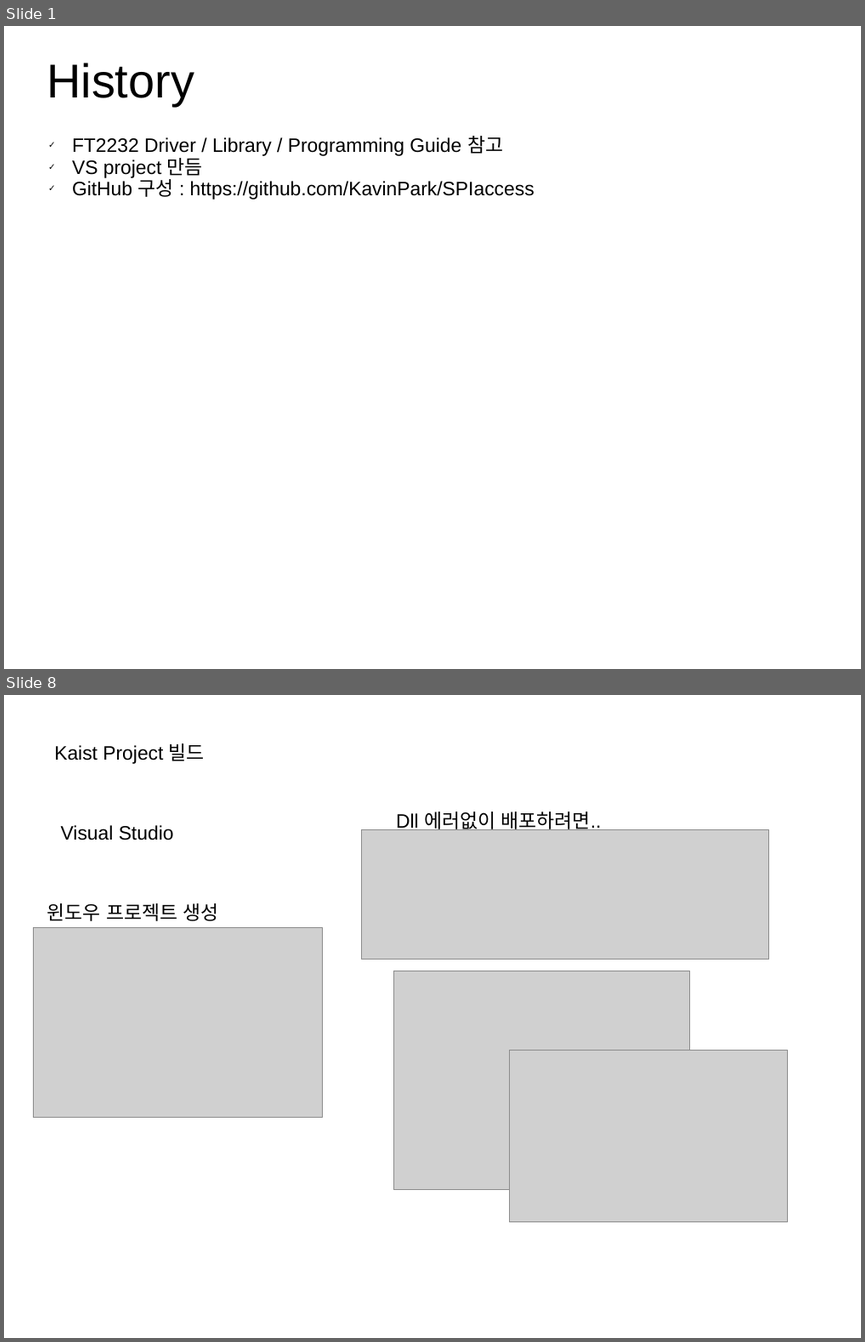
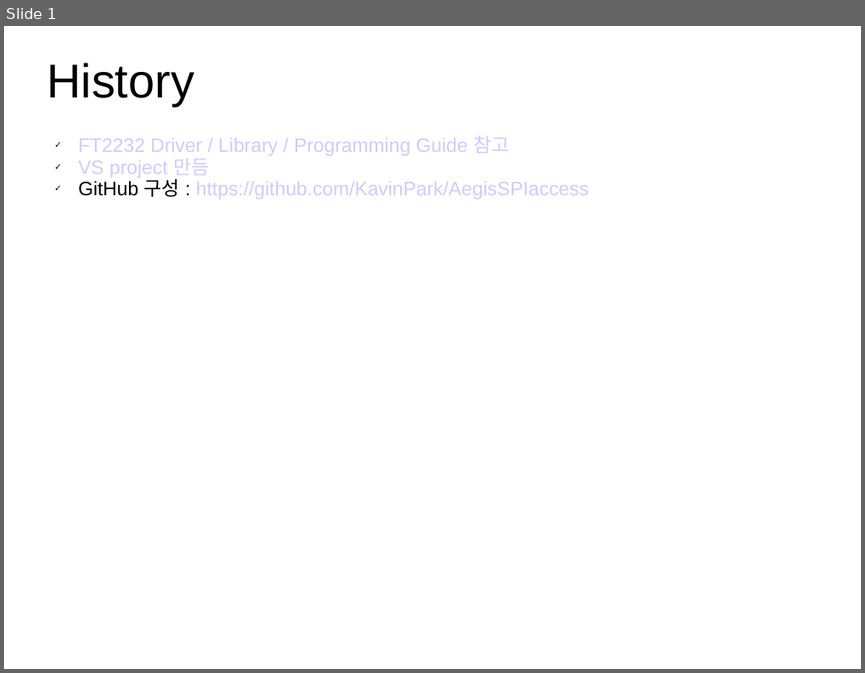
Before and after one commit to KavinPark/AegisSPIaccess, a slide deck: AegisSPI.ppt. Shown one above the other, each under a label of ours: slides 1 and 8 before the commit, slide 1 after it; the slides between them are not shown. The pictures are 865x1342 and 865x673 pixels, drawn with LibreOffice and Linux fonts; fonts in the diff are those of the drawing; grey boxes stand for pictures. Boxes give left, top, right and bottom in pixels: in the first picture for what was removed or moved away, otherwise in the second. Text is boxed around its words. In the diff, an @@ line names an element or a change of style, - is before the commit and + after.

```diff
--- a/AegisSPI.ppt
+++ b/AegisSPI.ppt
@@ slide 8 removed at (4,695,861,1338), background #FFFFFF @@
@@ text removed at (54,743,205,764) @@
-Kaist Project 빌드
@@ text removed at (396,811,602,833) @@
-Dll 에러없이 배포하려면..
@@ text removed at (61,825,174,840) @@
-Visual Studio
@@ picture removed at (362,829,769,959) @@
@@ text removed at (47,903,219,921) @@
-윈도우 프로젝트 생성
@@ picture removed at (33,927,322,1117) @@
@@ picture removed at (393,970,690,1190) @@
@@ picture removed at (510,1050,788,1221) @@
@@ slide 1 changed as well @@
@@ text "FT2232 Driver / Library / ...": place and size @@
-text "FT2232 Driver / Library / ..." at (72,136,534,199)
+text "FT2232 Driver / Library / ..." at (78,136,589,199)
@@ text at (78,136,509,177): text colour #000000 to #CCCCFF in "FT2232 Driver / Library / Programming Guide ...", "VS project 만듬" @@
@@ text at (78,179,589,199): text changed; text colour #000000 to #CCCCFF @@
-✓ GitHub 구성 : https://github.com/KavinPark/SPIaccess
+✓ GitHub 구성 : https://github.com/KavinPark/AegisSPIaccess
```
Also in this commit, not shown: 1 slide added, 9 other slides removed.
